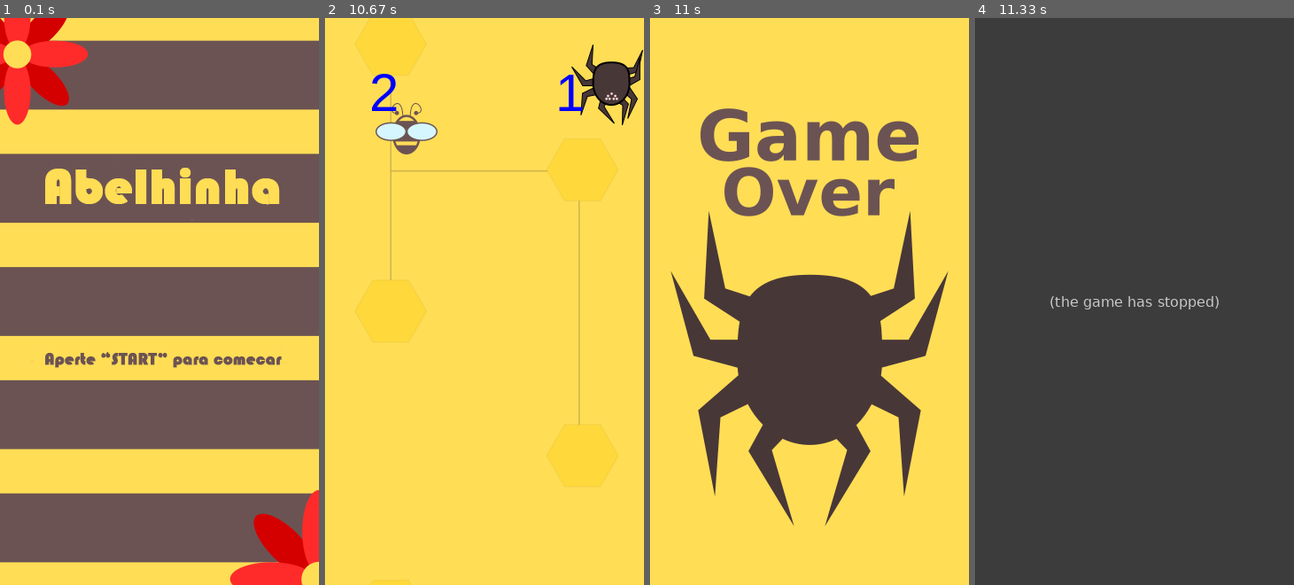
Above: before the commit, frames 1-4 (left to right).
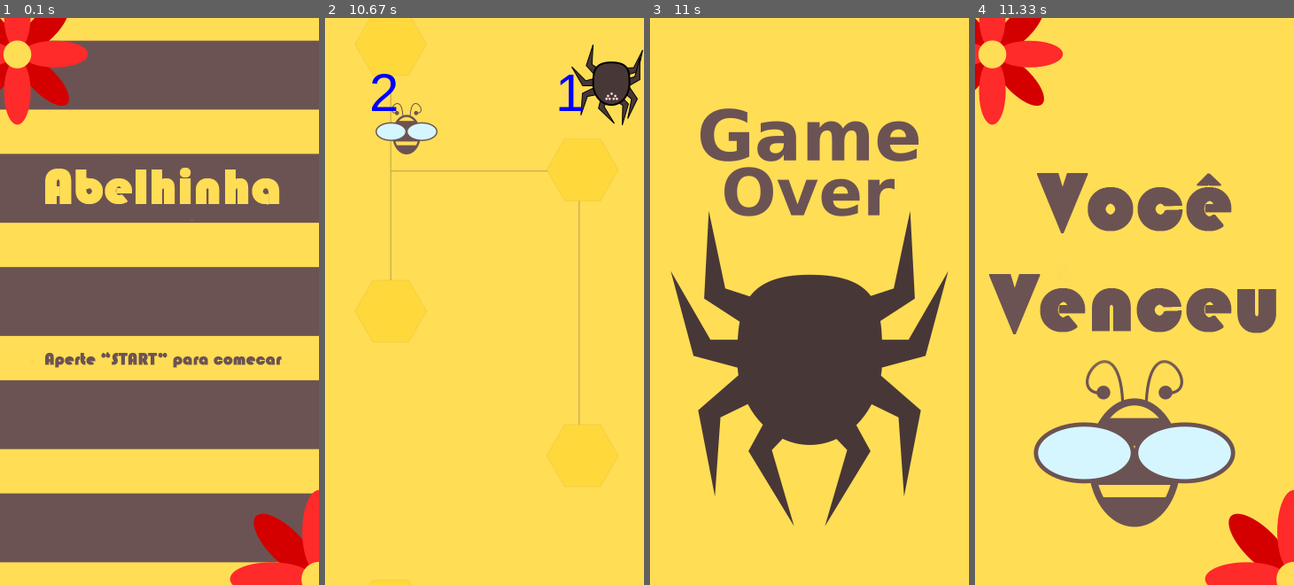
Above: after the commit, the same moments.

Repository: batestin1/PYGAMES
Game: pygame game, started from ABELHINHA/main.py
Two runs of this game, one before a commit and one after it. Both use one fixed random seed, a clock stepped at 60 frames per second and the inputs below.
Inputs (mouse positions are in pixels of both pictures, inside the frame that each line leads up to):
- Up to frame 1 (0.1 s): no input
- Up to frame 2 (10.67 s): tap Enter at 0.33 s; click (541, 142) at 0.72 s; click (366, 205) at 1.05 s; click (592, 426) at 1.38 s; click (449, 273) at 1.72 s; click (497, 409) at 2.05 s; click (423, 284) at 2.38 s; click (411, 244) at 2.72 s; click (519, 154) at 3.05 s; click (577, 431) at 3.38 s; click (510, 397) at 3.72 s; click (446, 210) at 4.05 s; click (497, 318) at 4.38 s; click (391, 216) at 4.72 s; click (363, 227) at 5.05 s; click (369, 301) at 5.38 s; click (506, 239) at 5.72 s; click (382, 414) at 6.05 s; click (443, 210) at 6.38 s; click (436, 250) at 6.72 s; click (372, 318) at 7.05 s; click (363, 193) at 7.38 s; click (414, 397) at 7.72 s; click (513, 448) at 8.05 s; click (436, 499) at 8.38 s; click (535, 460) at 8.72 s; click (433, 414) at 9.05 s; click (471, 86) at 9.38 s; click (570, 267) at 9.72 s; click (494, 171) at 10.05 s; click (407, 131) at 10.38 s
- Up to frame 3 (11 s): click (921, 97) at 10.72 s
- Up to frame 4 (11.33 s): tap Enter at 11 s

Frames 1-3 are identical in both runs. In frame 4, 100% of the frame differs, in the area x 0-100%, y 0-100%.
Error before the commit: NameError: name 'window' is not defined (main.py line 35); the game stopped at 11.03 s (later frames are placeholders)

Commit message:
Projeto atualizado 20210912

Diff:
--- a/ABELHINHA/main.py
+++ b/ABELHINHA/main.py
@@ -32,7 +32,7 @@
             self.gameover.draw(self.window)
 
         elif not self.vitoria.change_scene:
-            self.vitoria.draw(self, window)
+            self.vitoria.draw(self.window)
 
         else :
             self.menu.change_scene = False
